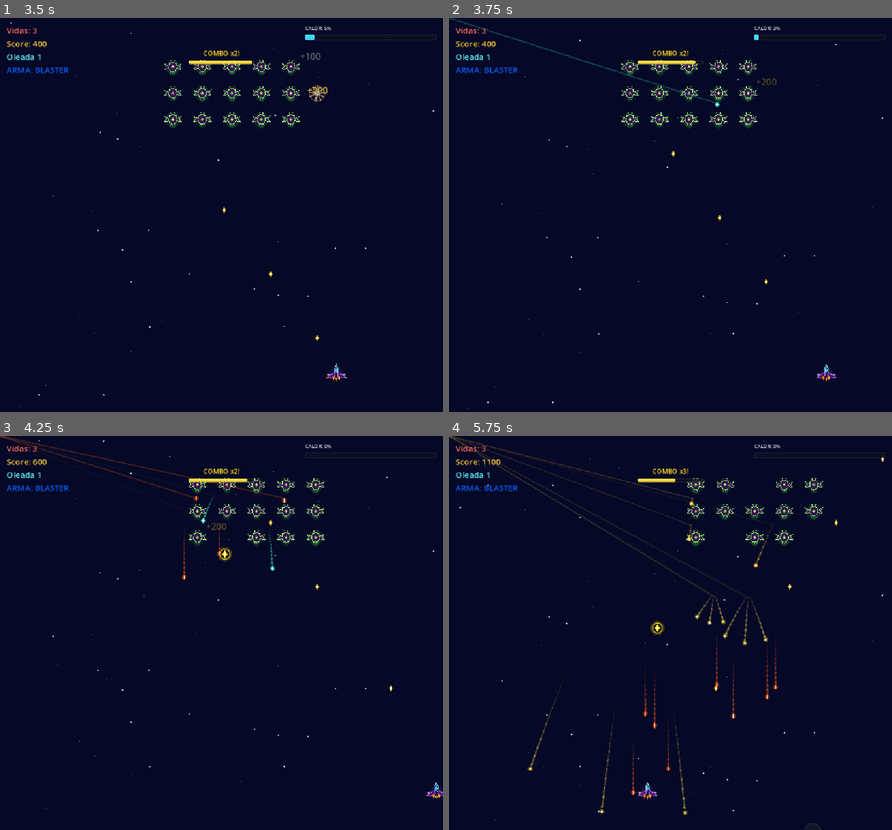
Above: before the commit, frames 1-4 (two rows, left to right).
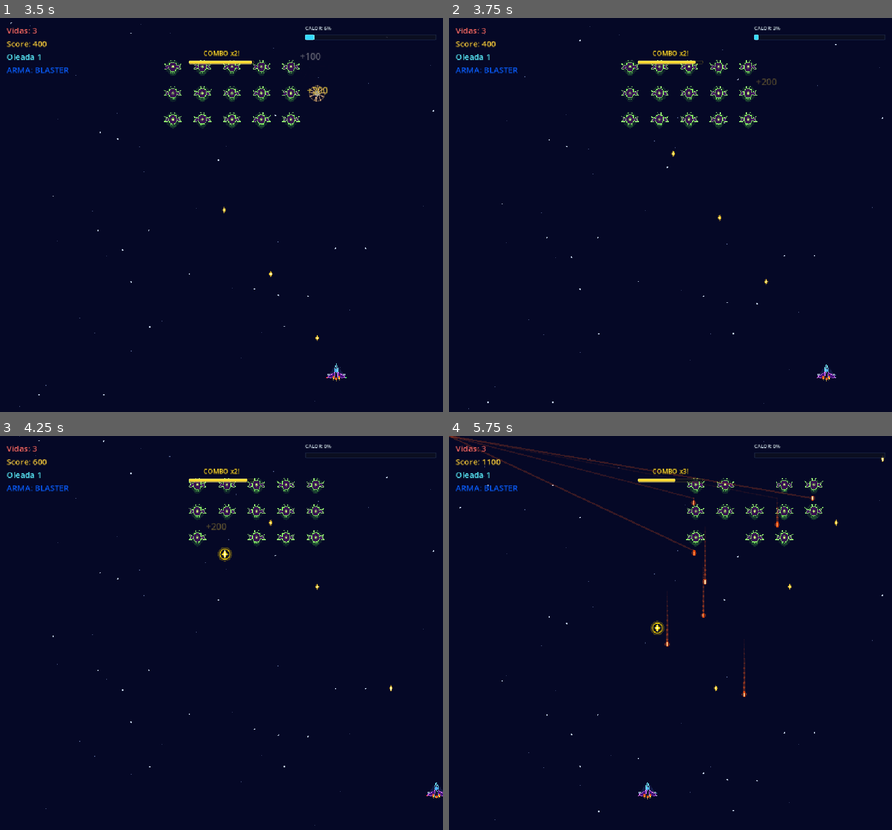
Above: after the commit, the same moments.

Repository: Frank-0511/galactic-surge
Game: Godot game, scene res://scenes/main/main.tscn
Two runs of this game, one before a commit and one after it. Both use one fixed random seed, a clock stepped at 60 frames per second and the inputs below.
Inputs (mouse positions are in pixels of both pictures, inside the frame that each line leads up to):
- Up to frame 1 (3.5 s): click "Jugar" at 0.5 s; tap Enter at 1.25 s; move the mouse to (318, 195) at 1.27 s; hold Right (move_right) 1.28-2.03 s; hold Space (shoot) 1.28-2.03 s; click (318, 195) at 1.42 s; move the mouse to (132, 234) at 2.02 s; hold Left (move_left) 2.03-2.78 s; tap Space (shoot) at 2.1 s; move the mouse to (265, 128) at 2.77 s; hold Right (move_right) from 2.78 s (still down); hold Space (shoot) from 2.78 s (still down); tap 1 (weapon_1) at 2.85 s
- Up to frame 2 (3.75 s): keep holding Right (move_right); move the mouse to (648, 293) at 3.52 s; release Space (shoot) at 3.53 s; tap 2 (weapon_2) at 3.6 s; click (648, 293) at 3.67 s
- Up to frame 3 (4.25 s): keep holding Right (move_right); tap Space (shoot) at 3.8 s
- Up to frame 4 (5.75 s): move the mouse to (803, 692) at 4.27 s; release Right (move_right) at 4.28 s; hold Space (shoot) 4.28-5.03 s; hold Left (move_left) from 4.28 s (still down); tap 3 (weapon_3) at 4.35 s; move the mouse to (537, 573) at 5.02 s; tap 4 (weapon_4) at 5.1 s; tap Space (shoot) at 5.3 s

Frame 1 is identical in both runs. In frame 2, 0.3% of the frame differs, in the area x 0-62%, y 0-23%; in frame 3, 0.6%; in frame 4, 2.3%, in the area x 0-84%, y 0-100%.

Commit message:
feat(oleadas): curva de dificultad del fuego enemigo por oleada

Diff:
--- a/scenes/entities/enemy/enemy.gd
+++ b/scenes/entities/enemy/enemy.gd
@@ -328,6 +328,23 @@
 ## Optional forced bullet variant for testing/scripting (-1 for standard probability).
 var _forced_bullet_variant: int = -1
 
+## Probabilities [direct, parabolic, cluster] for normal state. Empty = legacy defaults.
+var _bullet_mix: Array = []
+
+## Probabilities [direct, parabolic, cluster] when enraged. Empty = legacy defaults.
+var _enraged_bullet_mix: Array = []
+
+
+func set_bullet_mix(normal_mix: Array, enraged_mix: Array) -> void:
+	_bullet_mix = normal_mix.duplicate()
+	_enraged_bullet_mix = enraged_mix.duplicate()
+
+
+## Multiplies the shoot cooldown range (>1.0 = slower fire).
+func set_fire_rate_scale(scale: float) -> void:
+	min_shoot_cooldown *= scale
+	max_shoot_cooldown *= scale
+
 
 func set_forced_bullet_variant(variant: int) -> void:
 	_forced_bullet_variant = variant
@@ -345,22 +362,33 @@
 	var variant: int = _forced_bullet_variant
 	if variant < 0:
 		var roll: float = randf()
-		if _is_enraged:
-			# Enraged enemies favor complex ballistic artillery
-			if roll < 0.35:
+		var mix: Array = _enraged_bullet_mix if _is_enraged else _bullet_mix
+		if mix.size() >= 3:
+			var cluster_p: float = float(mix[2])
+			var parabolic_p: float = float(mix[1])
+			if roll < cluster_p:
 				variant = 2 # CLUSTER
-			elif roll < 0.80:
+			elif roll < (cluster_p + parabolic_p):
 				variant = 1 # PARABOLIC
 			else:
 				variant = 0 # DIRECT
 		else:
-			# Standard formation enemies
-			if roll < 0.15:
-				variant = 2 # CLUSTER
-			elif roll < 0.50:
-				variant = 1 # PARABOLIC
+			if _is_enraged:
+				# Enraged enemies favor complex ballistic artillery
+				if roll < 0.35:
+					variant = 2 # CLUSTER
+				elif roll < 0.80:
+					variant = 1 # PARABOLIC
+				else:
+					variant = 0 # DIRECT
 			else:
-				variant = 0 # DIRECT
+				# Standard formation enemies
+				if roll < 0.15:
+					variant = 2 # CLUSTER
+				elif roll < 0.50:
+					variant = 1 # PARABOLIC
+				else:
+					variant = 0 # DIRECT
 
 	bullet.set("plasma_variant", variant)
 
--- a/scenes/systems/enemy_spawner.gd
+++ b/scenes/systems/enemy_spawner.gd
@@ -77,16 +77,46 @@
 ## Progressive wave configurations.
 ## Indices are 0-based: wave 0 is the first wave, wave 9 is the last.
 const _WAVE_CONFIGS: Array = [
-	{"rows": 3, "columns": 6, "formation_speed": 80.0,  "formation_type": "grid",     "fly_in_trajectory": "swoop_left"},
-	{"rows": 3, "columns": 6, "formation_speed": 90.0,  "formation_type": "v_shape",  "fly_in_trajectory": "pincer"},
-	{"rows": 3, "columns": 7, "formation_speed": 100.0, "formation_type": "arc",      "fly_in_trajectory": "swoop_right"},
-	{"rows": 4, "columns": 7, "formation_speed": 110.0, "formation_type": "diagonal", "fly_in_trajectory": "cross_dive"},
-	{"rows": 4, "columns": 7, "formation_speed": 120.0, "formation_type": "grid",     "fly_in_trajectory": "center_loop"},
-	{"rows": 4, "columns": 8, "formation_speed": 128.0, "formation_type": "v_shape",  "fly_in_trajectory": "swoop_left"},
-	{"rows": 4, "columns": 8, "formation_speed": 136.0, "formation_type": "arc",      "fly_in_trajectory": "pincer"},
-	{"rows": 5, "columns": 7, "formation_speed": 144.0, "formation_type": "diagonal", "fly_in_trajectory": "swoop_right"},
-	{"rows": 5, "columns": 8, "formation_speed": 152.0, "formation_type": "grid",     "fly_in_trajectory": "cross_dive"},
-	{"rows": 5, "columns": 8, "formation_speed": 160.0, "formation_type": "arc",      "fly_in_trajectory": "center_loop"},
+	{
+		"rows": 3, "columns": 6, "formation_speed": 80.0,  "formation_type": "grid",     "fly_in_trajectory": "swoop_left",
+		"bullet_mix": [1.00, 0.00, 0.00], "enraged_bullet_mix": [0.80, 0.20, 0.00], "fire_rate_scale": 1.60
+	},
+	{
+		"rows": 3, "columns": 6, "formation_speed": 90.0,  "formation_type": "v_shape",  "fly_in_trajectory": "pincer",
+		"bullet_mix": [0.90, 0.10, 0.00], "enraged_bullet_mix": [0.70, 0.30, 0.00], "fire_rate_scale": 1.50
+	},
+	{
+		"rows": 3, "columns": 7, "formation_speed": 100.0, "formation_type": "arc",      "fly_in_trajectory": "swoop_right",
+		"bullet_mix": [0.80, 0.20, 0.00], "enraged_bullet_mix": [0.60, 0.40, 0.00], "fire_rate_scale": 1.40
+	},
+	{
+		"rows": 4, "columns": 7, "formation_speed": 110.0, "formation_type": "diagonal", "fly_in_trajectory": "cross_dive",
+		"bullet_mix": [0.75, 0.25, 0.00], "enraged_bullet_mix": [0.50, 0.45, 0.05], "fire_rate_scale": 1.30
+	},
+	{
+		"rows": 4, "columns": 7, "formation_speed": 120.0, "formation_type": "grid",     "fly_in_trajectory": "center_loop",
+		"bullet_mix": [0.70, 0.25, 0.05], "enraged_bullet_mix": [0.45, 0.45, 0.10], "fire_rate_scale": 1.20
+	},
+	{
+		"rows": 4, "columns": 8, "formation_speed": 128.0, "formation_type": "v_shape",  "fly_in_trajectory": "swoop_left",
+		"bullet_mix": [0.65, 0.27, 0.08], "enraged_bullet_mix": [0.40, 0.45, 0.15], "fire_rate_scale": 1.15
+	},
+	{
+		"rows": 4, "columns": 8, "formation_speed": 136.0, "formation_type": "arc",      "fly_in_trajectory": "pincer",
+		"bullet_mix": [0.60, 0.30, 0.10], "enraged_bullet_mix": [0.35, 0.45, 0.20], "fire_rate_scale": 1.10
+	},
+	{
+		"rows": 5, "columns": 7, "formation_speed": 144.0, "formation_type": "diagonal", "fly_in_trajectory": "swoop_right",
+		"bullet_mix": [0.55, 0.32, 0.13], "enraged_bullet_mix": [0.30, 0.45, 0.25], "fire_rate_scale": 1.05
+	},
+	{
+		"rows": 5, "columns": 8, "formation_speed": 152.0, "formation_type": "grid",     "fly_in_trajectory": "cross_dive",
+		"bullet_mix": [0.52, 0.33, 0.15], "enraged_bullet_mix": [0.25, 0.45, 0.30], "fire_rate_scale": 1.00
+	},
+	{
+		"rows": 5, "columns": 8, "formation_speed": 160.0, "formation_type": "arc",      "fly_in_trajectory": "center_loop",
+		"bullet_mix": [0.50, 0.35, 0.15], "enraged_bullet_mix": [0.20, 0.45, 0.35], "fire_rate_scale": 1.00
+	},
 ]
 
 var _direction: float = 1.0
@@ -225,11 +255,16 @@
 	_is_enraged = false
 	_dive_cooldown_timer = 3.5
 
+	var wave_config: Dictionary = get_wave_config(_current_wave)
 	for i: int in range(slots.size()):
 		var slot_pos: Vector2 = slots[i]
 		var enemy: Area2D = enemy_scene.instantiate() as Area2D
 		if enemy == null:
 			continue
+		if enemy.has_method(&"set_bullet_mix"):
+			enemy.call(&"set_bullet_mix", wave_config.get("bullet_mix", []), wave_config.get("enraged_bullet_mix", []))
+		if enemy.has_method(&"set_fire_rate_scale"):
+			enemy.call(&"set_fire_rate_scale", float(wave_config.get("fire_rate_scale", 1.0)))
 		add_child(enemy)
 		enemy.player_contacted.connect(_on_enemy_player_contacted)
 		enemy.destroyed.connect(_on_enemy_destroyed)
